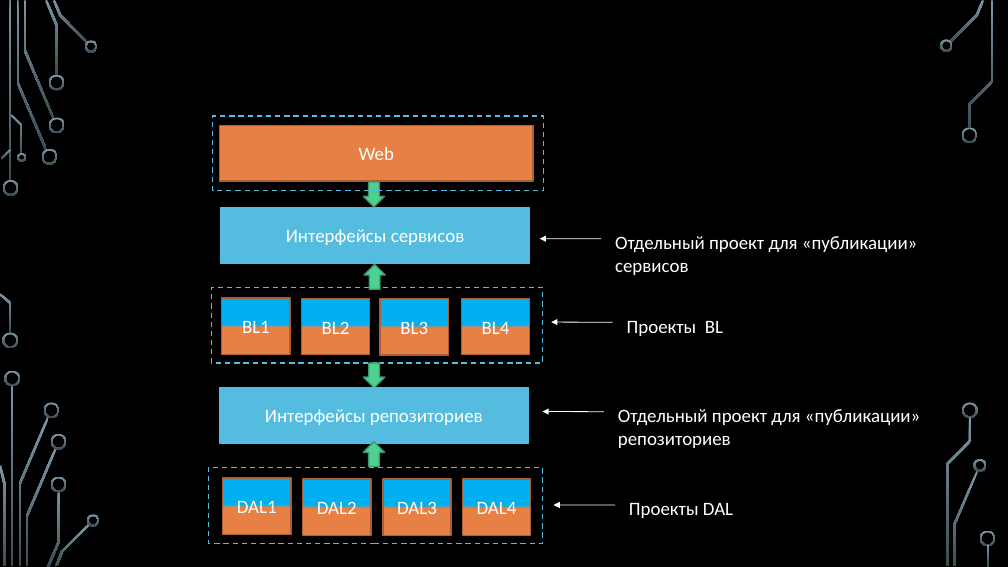
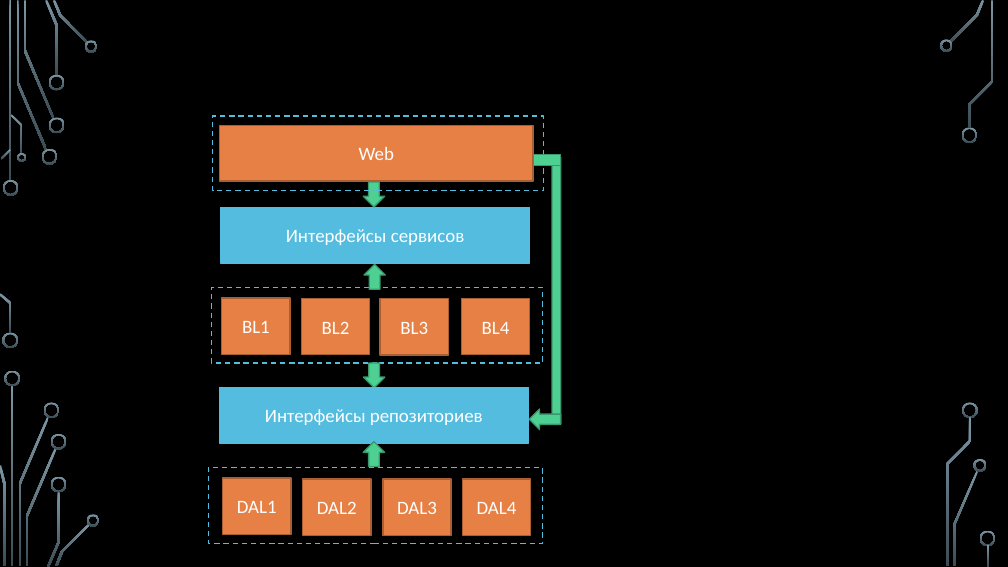
Before and after one commit to sergeyryskulov/Presentations, a slide deck: slide 8 of 8. Гексагональная архитектура/Архитектура больших проектов.pptx (slide 9 before the commit). Drawn at 1008x567 pixels with LibreOffice and Linux fonts; fonts in the diff are those of the drawing; background and template pictures are left out. Boxes give left, top, right and bottom in pixels: in the first picture for what was removed or moved away, otherwise in the second. Text is boxed around its words. In the diff, an @@ line names an element or a change of style, - is before the commit and + after.

```diff
--- a/8. Гексагональная архитектура/Архитектура больших проектов.pptx
+++ b/8. Гексагональная архитектура/Архитектура больших проектов.pptx
@@ freeform shape added at <box>533,155,561,166</box>, fill #4FD093, outline #3A9A6D 1.25 pt @@
@@ freeform shape added at <box>552,157,561,424</box>, fill #4FD093, outline #3A9A6D 1.25 pt @@
@@ arrow removed from (601, 239) to (540, 239) @@
@@ text removed at <box>615,236,917,275</box> @@
-Отдельный проект для «публикации»
-сервисов
@@ fill gradient #00B0F0 to #E78045 to #E78045 in 8 elements at <box>223,478,291,534</box>, <box>302,479,371,535</box>, <box>383,479,451,535</box>, <box>463,479,531,535</box>, <box>222,298,290,354</box>, <box>302,299,370,355</box>, <box>380,299,448,355</box>, <box>461,299,529,355</box> @@
@@ arrow removed from (613, 322) to (551, 322) @@
@@ text removed at <box>627,321,723,336</box> @@
-Проекты BL
@@ down arrow added at <box>529,409,561,430</box>, fill #4FD093, outline #3A9A6D 1.25 pt @@
@@ arrow removed from (604, 412) to (543, 411) @@
@@ text removed at <box>618,409,920,448</box> @@
-Отдельный проект для «публикации»
-репозиториев
@@ arrow removed from (616, 505) to (554, 505) @@
@@ text removed at <box>629,503,733,518</box> @@
-Проекты DAL
```
Also in this commit, not shown: 10 other slides changed, 3 slides added, 2 slides removed, 1 other file.
